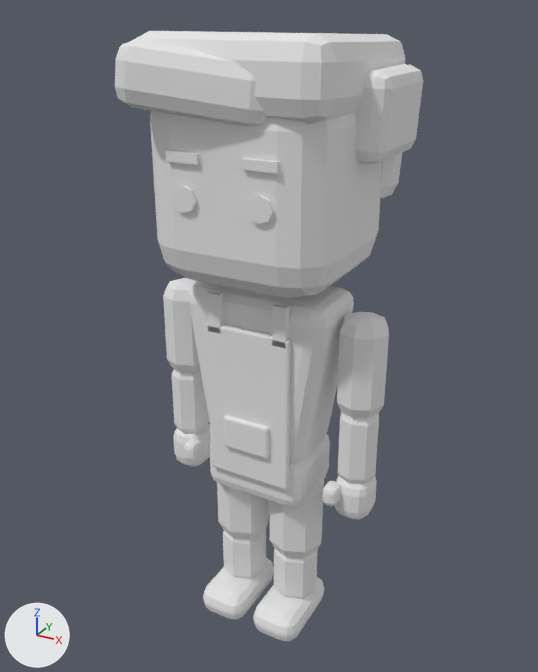
A saved change to the glTF model assets/models/characters/character_01.glb.
Both versions are drawn from a 50 mm camera at (0.842, -1.536, 1.63) aimed at (-0.014, 0.02, 0.852). Lighting does not change. The marker at lower left points along +X, +Y and +Z. The picture after the commit comes second. Where no turn or scale is listed for an object, it has been applied to the vertices. Vertices at exactly the same position are counted once.

Objects in the first picture: 'arm_l', 'arm_r', 'body', 'forearm_l', 'forearm_r', 'head', 'leg_l', 'leg_r', 'shin_l', 'shin_r'.
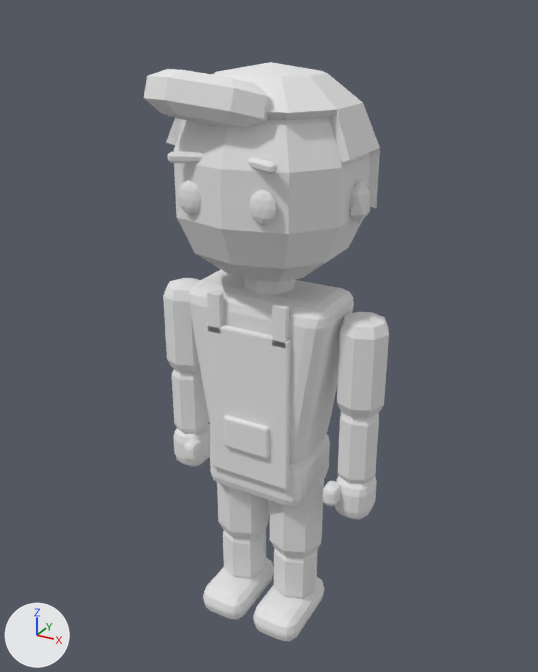
What differs and where, as boxes (x1, y1, x2, y2) in the pictures (538 x 672 px):
'head', reshaped (23% narrower, 18% shorter)
    before: (115, 31, 423, 298)
    after: (144, 62, 380, 282)
part 1 of me_head, added
    after: (177, 181, 201, 215)
part 2 of me_head, added
    after: (250, 190, 277, 226)
part 3 of me_head, added
    after: (350, 181, 370, 224)
part 4 of me_head, rebuilt (15% narrower, 12% shorter)
    before: (150, 111, 382, 298)
    after: (173, 118, 370, 282)
part 5 of me_head, rebuilt (22% narrower, 56% taller)
    before: (132, 31, 405, 124)
    after: (166, 62, 380, 208)
part 6 of me_head, rebuilt (16% narrower, 31% shorter)
    before: (115, 40, 267, 127)
    after: (144, 69, 271, 129)
part 7 of me_head, rebuilt (12% wider, 25% shorter)
    before: (166, 150, 199, 165)
    after: (167, 152, 204, 163)
part 8 of me_head, rebuilt (21% narrower, 6% taller)
    before: (242, 158, 279, 173)
    after: (248, 158, 277, 174)
part 9 of me_head, deleted
    before: (355, 64, 423, 164)
part 10 of me_head, deleted
    before: (380, 64, 407, 199)
part 11 of me_head, deleted
    before: (172, 185, 197, 213)
part 12 of me_head, deleted
    before: (247, 195, 274, 224)

The change, as a diff of the scene's bpy script:
```diff
--- a/assets/models/characters/character_01.glb.py
+++ b/assets/models/characters/character_01.glb.py
@@ me_head @@
 # used by ob_head; location = (0.0, 0.0, 1.0)
-me_head.from_pydata(...)  # 424 vertices, 808 faces; spans x -0.298..0.297, y -0.284..0.28, z 0.03..0.588
+me_head.from_pydata(...)  # 299 vertices, 550 faces; spans x -0.25..0.25, y -0.252..0.238, z 0.03..0.522
+# me_head part 1: a new loose piece, an icosphere of 80 faces spanning x -0.122..-0.062, y -0.212..-0.184, z 0.212..0.288, in mat_palette_flat (white #e7e7e7)
+# me_head part 2: a new loose piece, an icosphere of 80 faces spanning x 0.062..0.122, y -0.212..-0.184, z 0.212..0.288, in mat_palette_flat (white #e7e7e7)
+# me_head part 3: a new loose piece, an icosphere of 20 faces spanning x 0.206..0.25, y -0.032..0.032, z 0.185..0.285, in mat_palette_flat (white #e7e7e7)
+# me_head part 4: the loose piece of 96 vertices spanning x -0.23..0.23, y -0.21..0.21, z 0.03..0.51 is rebuilt with 62 vertices and now spans x -0.216..0.216, y -0.215..0.215, z 0.03..0.49
+# me_head part 5: the loose piece of 56 vertices spanning x -0.242..0.242, y -0.23..0.25, z 0.412..0.588 is rebuilt with 47 vertices and now spans x -0.234..0.234, y -0.19..0.238, z 0.202..0.522
+# me_head part 6: the loose piece of 56 vertices spanning x -0.239..0.119, y -0.284..-0.096, z 0.408..0.572 is rebuilt with 34 vertices and now spans x -0.188..0.088, y -0.252..-0.088, z 0.394..0.516
+# me_head part 7: the loose piece of 8 vertices spanning x -0.135..-0.055, y -0.219..-0.205, z 0.329..0.351 is rebuilt with 24 vertices and now spans x -0.133..-0.051, y -0.224..-0.176, z 0.327..0.349
+# me_head part 8: the loose piece of 8 vertices spanning x 0.055..0.135, y -0.219..-0.205, z 0.329..0.351 is rebuilt with 24 vertices and now spans x 0.051..0.133, y -0.224..-0.176, z 0.327..0.349
+# me_head part 9: the loose piece of 56 vertices spanning x 0.183..0.297, y -0.045..0.205, z 0.323..0.517 is deleted
+# me_head part 10: the loose piece of 56 vertices spanning x -0.248..0.248, y 0.12..0.28, z 0.198..0.542 is deleted
+# me_head part 11: the loose piece of 16 vertices spanning x -0.125..-0.065, y -0.219..-0.205, z 0.22..0.28 is deleted
+# me_head part 12: the loose piece of 16 vertices spanning x 0.065..0.125, y -0.219..-0.205, z 0.22..0.28 is deleted
+# other edits to the shape of me_head do not show in these pictures
 me_head.materials.append(mat_palette_flat)
```
